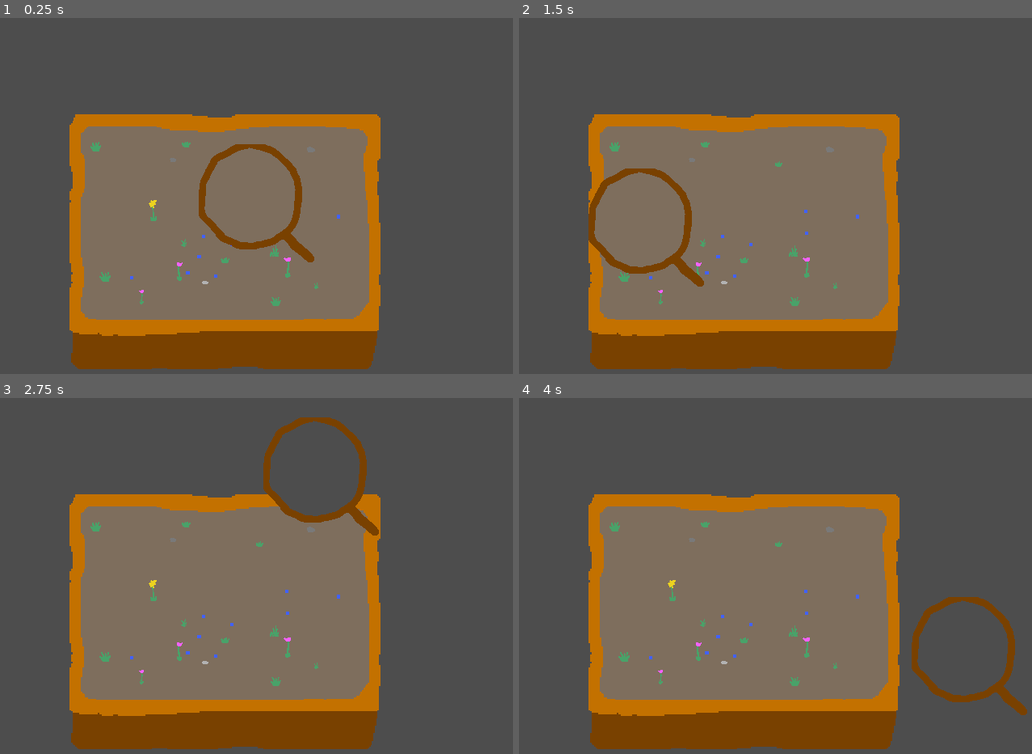
Above: before the commit, frames 1-4 (two rows, left to right).
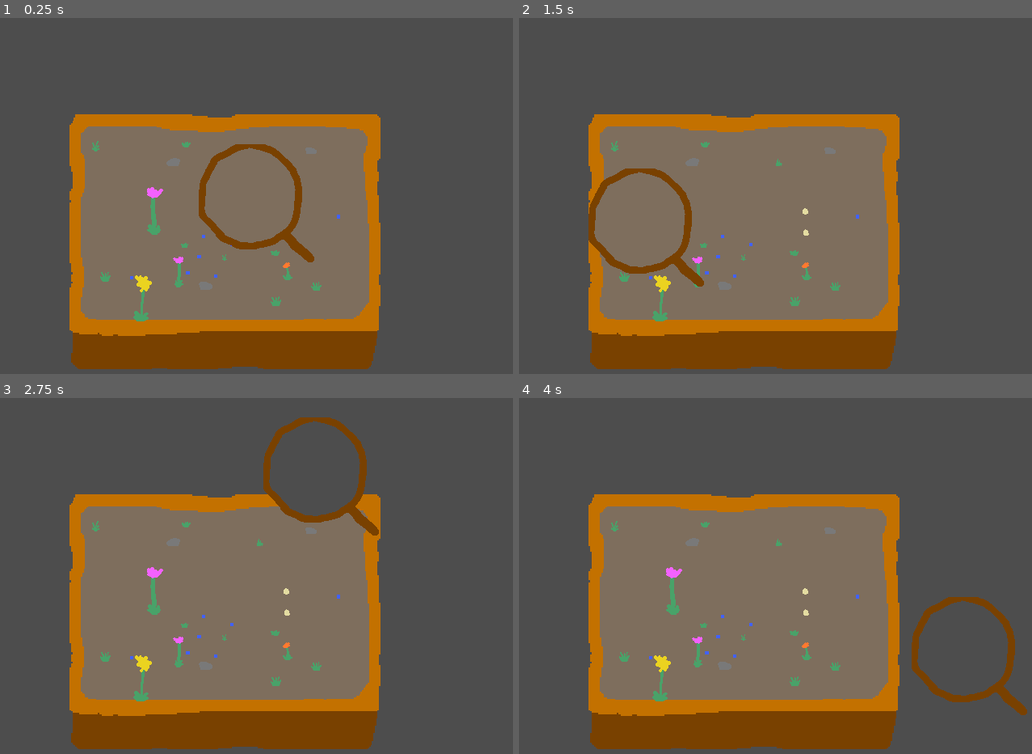
Above: after the commit, the same moments.

Repository: martindzejky/pot-life
Game: Godot game, scene res://main.tscn
The game is run twice, just before and just after one commit, with the same random seed, the same clock (stepped at 60 frames per second) and the same inputs.
Inputs (mouse positions are in pixels of both pictures, inside the frame that each line leads up to):
- Up to frame 1 (0.25 s): no input
- Up to frame 2 (1.5 s): tap Enter at 0.5 s; move the mouse to (955, 217) at 0.52 s; tap Space at 1.25 s; move the mouse to (683, 267) at 1.27 s
- Up to frame 3 (2.75 s): tap Enter at 2 s; move the mouse to (359, 515) at 2.02 s
- Up to frame 4 (4 s): tap Space at 2.75 s; move the mouse to (780, 718) at 2.77 s; tap Enter at 3.5 s; move the mouse to (1006, 693) at 3.52 s

The runs differ from the first frame. In frame 1, 0.7% of the frame differs, in the area x 17-63%, y 34-86%; in frame 2, 0.5%; in frame 3, 0.7%; in frame 4, 0.7%.

Commit message:
added eggs and hatching

Diff:
--- /dev/null
+++ b/egg.gd
@@ -0,0 +1,26 @@
+extends Node2D
+class_name Egg
+
+@export var hatchOnReady := false
+@export var creatures: Array[PackedScene] = []
+
+
+func _ready():
+
+    if hatchOnReady:
+        hatch()
+    else:
+        $timer.start(randf_range(4, 10))
+
+
+func hatch():
+
+    $timer.stop()
+    var creature := creatures.pick_random().instantiate() as Node2D
+    get_parent().add_child(creature)
+    creature.global_position = global_position + Vector2(0, 0.1)
+
+    if hatchOnReady:
+        queue_free()
+    else:
+        $rotation/sprite/animation.play('hatched')
--- /dev/null
+++ b/egg.tscn
@@ -0,0 +1,119 @@
+[gd_scene load_steps=8 format=3 uid="uid://dwvp01keji613"]
+
+[ext_resource type="Script" path="res://egg.gd" id="1_b3l4u"]
+[ext_resource type="PackedScene" uid="uid://3eeoattdm7pk" path="res://creature.tscn" id="2_x32em"]
+[ext_resource type="Texture2D" uid="uid://dsgrti54luam0" path="res://sprites/egg.png" id="3_hfap3"]
+
+[sub_resource type="Animation" id="Animation_12yia"]
+resource_name = "hatching"
+length = 1.2
+loop_mode = 1
+tracks/0/type = "value"
+tracks/0/imported = false
+tracks/0/enabled = true
+tracks/0/path = NodePath("..:rotation")
+tracks/0/interp = 1
+tracks/0/loop_wrap = true
+tracks/0/keys = {
+"times": PackedFloat32Array(0, 0.6),
+"transitions": PackedFloat32Array(1, 1),
+"update": 1,
+"values": [-0.174533, 0.174533]
+}
+
+[sub_resource type="Animation" id="Animation_ng3qu"]
+length = 0.001
+tracks/0/type = "value"
+tracks/0/imported = false
+tracks/0/enabled = true
+tracks/0/path = NodePath("..:rotation")
+tracks/0/interp = 1
+tracks/0/loop_wrap = true
+tracks/0/keys = {
+"times": PackedFloat32Array(0),
+"transitions": PackedFloat32Array(1),
+"update": 0,
+"values": [0.0]
+}
+tracks/1/type = "value"
+tracks/1/imported = false
+tracks/1/enabled = true
+tracks/1/path = NodePath(".:frame")
+tracks/1/interp = 1
+tracks/1/loop_wrap = true
+tracks/1/keys = {
+"times": PackedFloat32Array(0),
+"transitions": PackedFloat32Array(1),
+"update": 1,
+"values": [0]
+}
+
+[sub_resource type="Animation" id="Animation_e8xwm"]
+resource_name = "hatched"
+length = 3.0
+tracks/0/type = "value"
+tracks/0/imported = false
+tracks/0/enabled = true
+tracks/0/path = NodePath(".:frame")
+tracks/0/interp = 1
+tracks/0/loop_wrap = true
+tracks/0/keys = {
+"times": PackedFloat32Array(0),
+"transitions": PackedFloat32Array(1),
+"update": 1,
+"values": [1]
+}
+tracks/1/type = "value"
+tracks/1/imported = false
+tracks/1/enabled = true
+tracks/1/path = NodePath("..:rotation")
+tracks/1/interp = 1
+tracks/1/loop_wrap = true
+tracks/1/keys = {
+"times": PackedFloat32Array(0),
+"transitions": PackedFloat32Array(1),
+"update": 0,
+"values": [0.0]
+}
+tracks/2/type = "method"
+tracks/2/imported = false
+tracks/2/enabled = true
+tracks/2/path = NodePath("../..")
+tracks/2/interp = 1
+tracks/2/loop_wrap = true
+tracks/2/keys = {
+"times": PackedFloat32Array(3),
+"transitions": PackedFloat32Array(1),
+"values": [{
+"args": [],
+"method": &"queue_free"
+}]
+}
+
+[sub_resource type="AnimationLibrary" id="AnimationLibrary_lim2u"]
+_data = {
+"RESET": SubResource("Animation_ng3qu"),
+"hatched": SubResource("Animation_e8xwm"),
+"hatching": SubResource("Animation_12yia")
+}
+
+[node name="egg" type="Node2D"]
+script = ExtResource("1_b3l4u")
+creatures = Array[PackedScene]([ExtResource("2_x32em")])
+
+[node name="rotation" type="Node2D" parent="."]
+
+[node name="sprite" type="Sprite2D" parent="rotation"]
+position = Vector2(0, -16)
+texture = ExtResource("3_hfap3")
+hframes = 2
+
+[node name="animation" type="AnimationPlayer" parent="rotation/sprite"]
+libraries = {
+"": SubResource("AnimationLibrary_lim2u")
+}
+autoplay = "hatching"
+
+[node name="timer" type="Timer" parent="."]
+
+[connection signal="timeout" from="timer" to="." method="hatch"]
--- a/flower.tscn
+++ b/flower.tscn
@@ -3,7 +3,9 @@
 [ext_resource type="PackedScene" uid="uid://dmbnsojw6n3rr" path="res://grass.tscn" id="1_xwdbh"]
 [ext_resource type="Texture2D" uid="uid://cpjvt8ukpmiur" path="res://sprites/flower.png" id="2_d86q4"]
 
-[node name="grass" instance=ExtResource("1_xwdbh")]
+[node name="flower" instance=ExtResource("1_xwdbh")]
+minScale = 1.5
+maxScale = 4.0
 
 [node name="sprite" parent="." index="0"]
 position = Vector2(0, -64)
--- a/grass.gd
+++ b/grass.gd
@@ -1,12 +1,12 @@
 extends Node2D
 
-@export var minScale := 1
-@export var maxScale := 2
+@export var minScale := 1.0
+@export var maxScale := 2.0
 
 func _ready():
 
     if randf() < 0.5:
         $sprite.flip_h = true
 
-    $sprite.scale = Vector2(1, 1) * randf_range(1, 2)
+    $sprite.scale = Vector2(1, 1) * randf_range(minScale, maxScale)
     $sprite.frame = randi_range(0, $sprite.hframes - 1)
--- a/pot.tscn
+++ b/pot.tscn
@@ -1,11 +1,11 @@
 [gd_scene load_steps=8 format=3 uid="uid://bfcpwstcd18tx"]
 
 [ext_resource type="Texture2D" uid="uid://cyhyfexvya2bb" path="res://sprites/pot.png" id="1_hbj56"]
-[ext_resource type="PackedScene" uid="uid://3eeoattdm7pk" path="res://creature.tscn" id="1_qpb4c"]
 [ext_resource type="PackedScene" uid="uid://dmbnsojw6n3rr" path="res://grass.tscn" id="2_b78c6"]
 [ext_resource type="Script" path="res://spawner.gd" id="2_di1ca"]
 [ext_resource type="PackedScene" uid="uid://cr55idqo8g4sy" path="res://flower.tscn" id="4_51yba"]
 [ext_resource type="PackedScene" uid="uid://bppbkd6xkeb0q" path="res://rock.tscn" id="5_2lk54"]
+[ext_resource type="PackedScene" uid="uid://dwvp01keji613" path="res://egg.tscn" id="7_br2l4"]
 
 [sub_resource type="RectangleShape2D" id="RectangleShape2D_40xfu"]
 size = Vector2(1336, 862)
@@ -28,4 +28,4 @@
 script = ExtResource("2_di1ca")
 bounds = NodePath("../bounds")
 grassObjects = Array[PackedScene]([ExtResource("2_b78c6"), ExtResource("4_51yba"), ExtResource("5_2lk54")])
-creatureObjects = Array[PackedScene]([ExtResource("1_qpb4c")])
+egg = ExtResource("7_br2l4")
--- a/rock.tscn
+++ b/rock.tscn
@@ -3,7 +3,9 @@
 [ext_resource type="PackedScene" uid="uid://dmbnsojw6n3rr" path="res://grass.tscn" id="1_18upp"]
 [ext_resource type="Texture2D" uid="uid://bh26dk7tfhnrd" path="res://sprites/rock.png" id="2_q8jnj"]
 
-[node name="grass" instance=ExtResource("1_18upp")]
+[node name="rock" instance=ExtResource("1_18upp")]
+minScale = 2.0
+maxScale = 3.0
 
 [node name="sprite" parent="." index="0"]
 texture = ExtResource("2_q8jnj")
--- a/spawner.gd
+++ b/spawner.gd
@@ -3,7 +3,7 @@
 
 @export var bounds: CollisionShape2D
 @export var grassObjects: Array[PackedScene] = []
-@export var creatureObjects: Array[PackedScene] = []
+@export var egg: PackedScene
 
 
 func _ready():
@@ -13,9 +13,10 @@
         var object := grassObjects.pick_random().instantiate() as Node2D
         spawnInBounds(object)
 
-    # creatures
+    # eggs
     for i in range(randi_range(8, 12)):
-        var object := creatureObjects.pick_random().instantiate() as Node2D
+        var object := egg.instantiate() as Egg
+        object.hatchOnReady = randf() < 0.8
         spawnInBounds(object)
 
 
Binary file added: sprites/egg.aseprite
Binary file added: sprites/egg.png
Not shown, added: sprites/egg.png.import
